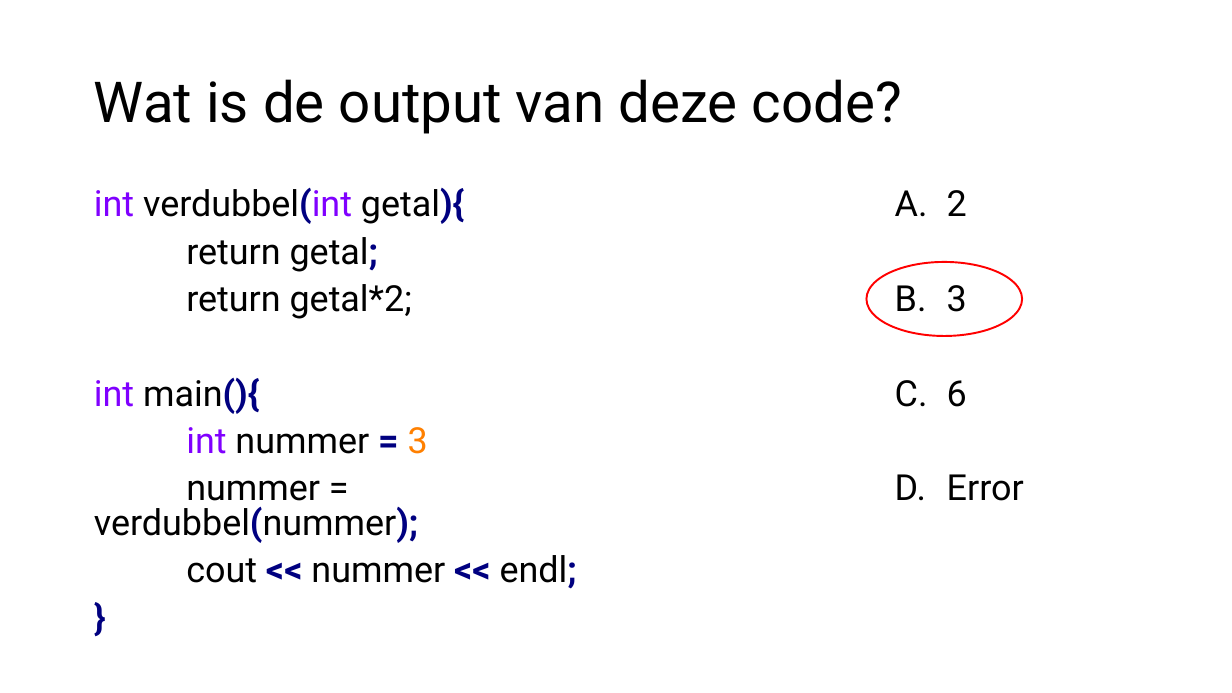
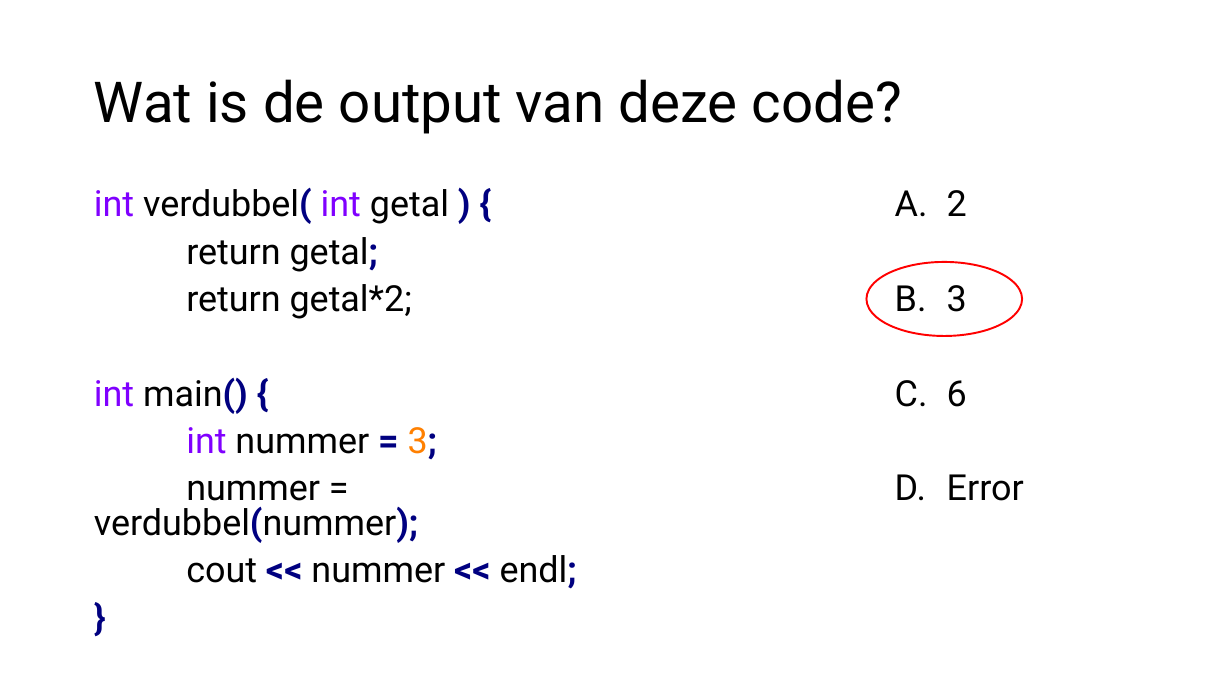
Before and after one commit to HU-TI-DEV/TI-S2, a slide deck: slide 21 of slides/S2_Functions.pptx. Drawn at 1232x693 pixels with LibreOffice and Linux fonts; fonts in the diff are those of the drawing. Boxes give left, top, right and bottom in pixels: in the first picture for what was removed or moved away, otherwise in the second. Text is boxed around its words. In the diff, an @@ line names an element or a change of style, - is before the commit and + after.

```diff
--- a/slides/S2_Functions.pptx
+++ b/slides/S2_Functions.pptx
@@ text at [94, 188, 449, 224]: spaces changed @@
-int verdubbel(int getal){
+int verdubbel( int getal ) {
@@ text at [94, 378, 438, 459]: text changed @@
-int main(){
-int nummer = 3
+int main() {
+int nummer = 3;
```
Also in this commit, not shown: 18 other slides changed, 1 other file.
